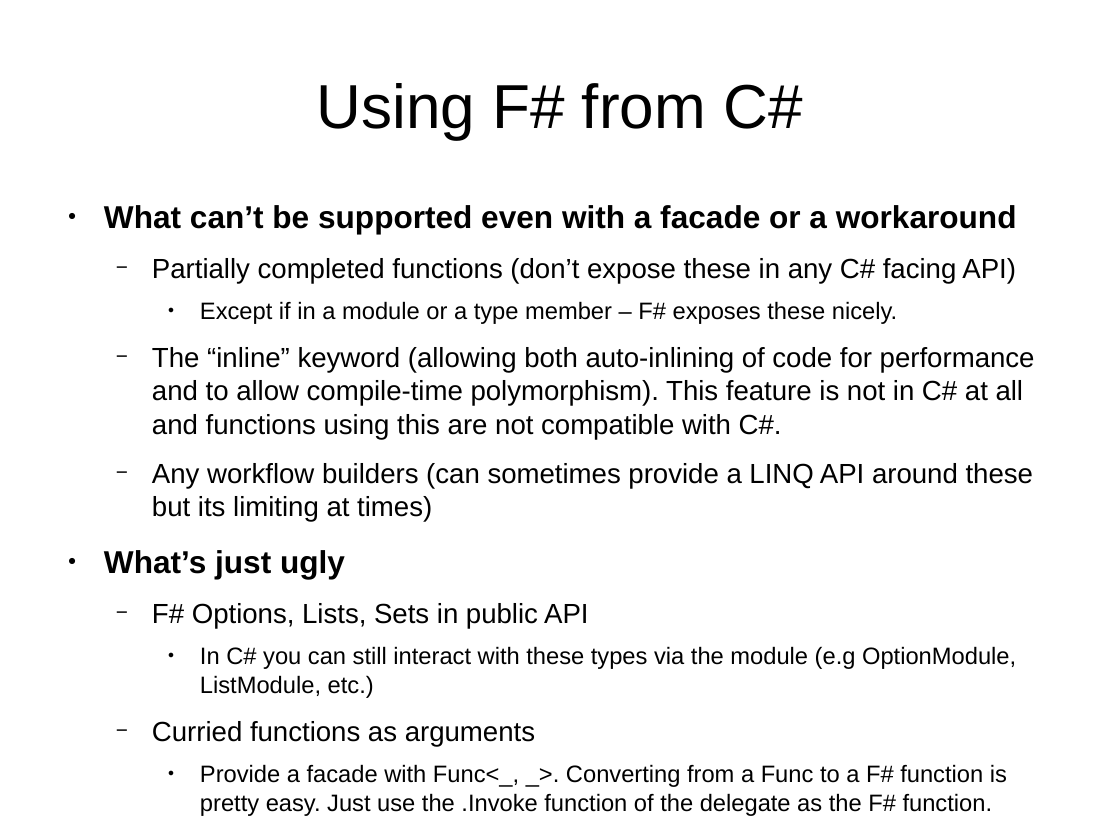
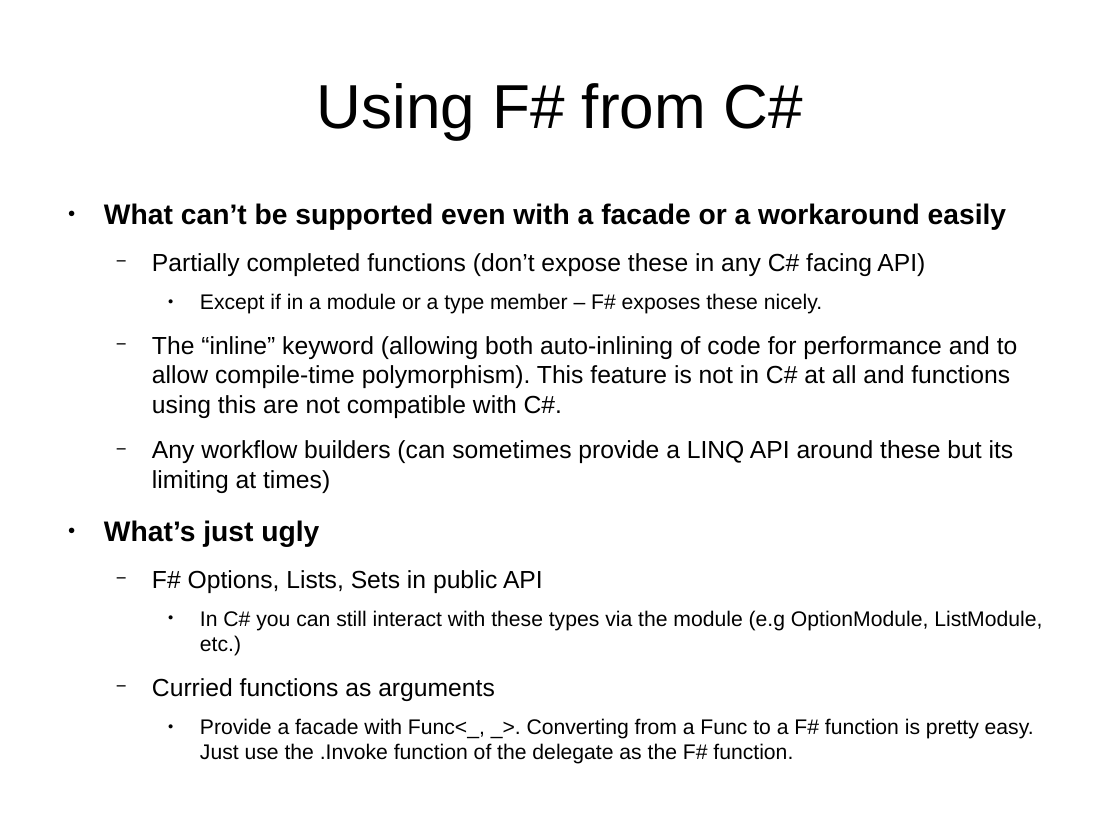
Before and after one commit to mvkara/InteropPresentation, a slide deck: slide 15 of slides/InteroperabilityPresentation.odp. Drawn at 1120x840 pixels with LibreOffice and Linux fonts; fonts in the diff are those of the drawing. Boxes give left, top, right and bottom in pixels: in the first picture for what was removed or moved away, otherwise in the second. Text is boxed around its words. In the diff, an @@ line names an element or a change of style, - is before the commit and + after.

```diff
--- a/slides/InteroperabilityPresentation.odp
+++ b/slides/InteroperabilityPresentation.odp
@@ text at [104, 203, 1006, 230]: text changed; size 22.4 to 20 pt @@
-● What can’t be supported even with a facade or a workaround
+● What can’t be supported even with a facade or a workaround easily
@@ text at [104, 253, 1042, 764]: size 19.6 to 17.5 pt in "Partially completed functions (don’t expose these in ...", "The “inline” keyword (allowing both auto-inlining of ...", "Any workflow builders (can sometimes provide a ...", "F# Options, Lists, Sets in public API" and 1 more places; size 16.8 to 15 pt in "Except if in a module or a ...", "In C# you can still interact with ...", "Provide a facade with Func<_, _>. Converting ..."; size 22.4 to 20 pt in "What’s just ugly" @@
```
Also in this commit, not shown: 5 other slides changed, 6 other files.
